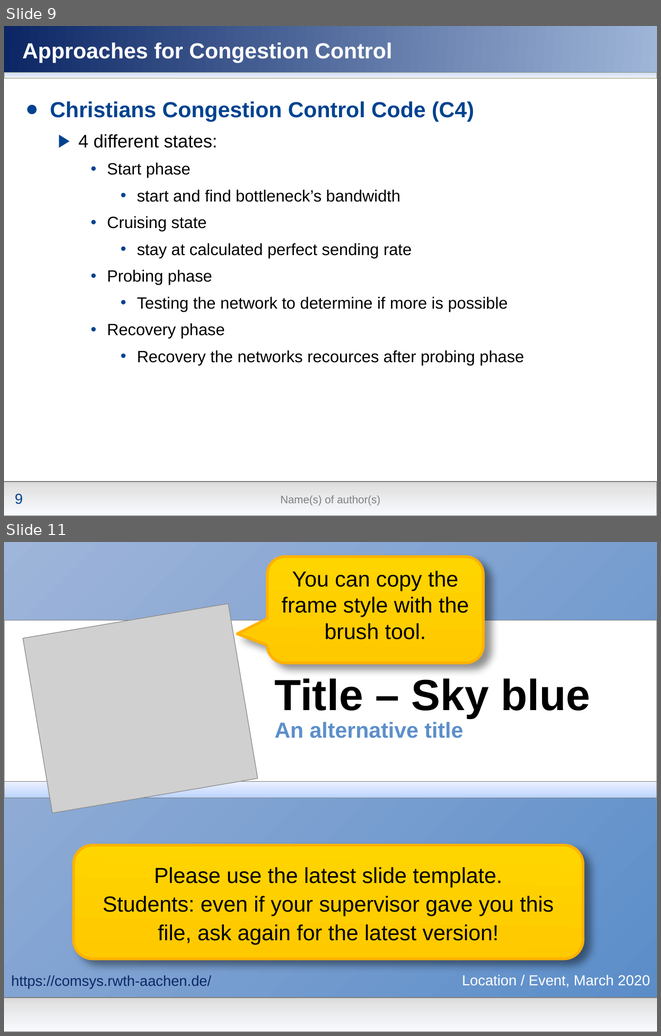
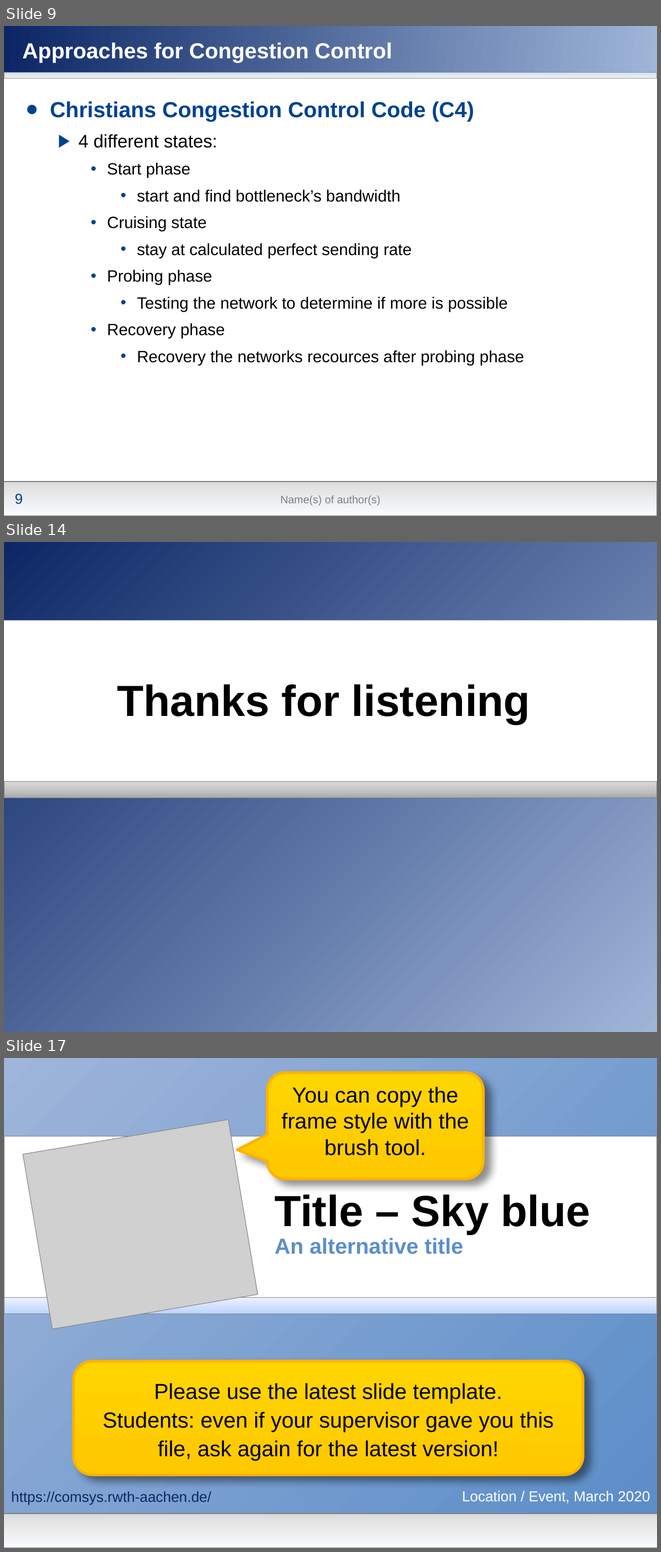
Before and after one commit to nochlachstdu/Seminararbeit, a slide deck: Modern_Congestion_Control.pptx. Shown one above the other, each under a label of ours: slides 9 and 11 before the commit, slides 9, 14 and 17 after it; the slides between them are not shown. The pictures are 661x1036 and 661x1552 pixels, drawn with LibreOffice and Linux fonts; fonts in the diff are those of the drawing; grey boxes stand for pictures; background and template pictures are left out. Boxes give left, top, right and bottom in pixels: in the first picture for what was removed or moved away, otherwise in the second. Text is boxed around its words. In the diff, an @@ line names an element or a change of style, - is before the commit and + after.

```diff
--- a/Modern_Congestion_Control.pptx
+++ b/Modern_Congestion_Control.pptx
@@ slide 14 added at (4, 542, 657, 1032), background gradient #0D2766 to #9FB5D8 @@
@@ rectangle added at (4, 620, 657, 787), fill #FFFFFF @@
@@ title added at (117, 684, 530, 724), 48 pt, text #000000, bold @@
+Thanks for listening
@@ rectangle added at (4, 782, 657, 798), fill gradient #A6A6A6 to #BFBFBF to #D9D9D9, outline #808080 0.75 pt @@
@@ what was slide 11 is now slide 17 @@
```
Also in this commit, not shown: 6 other slides added, 1 slide removed.
